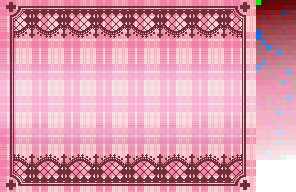
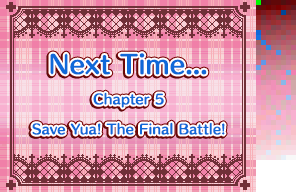
Comparing the layer stacks of the two 296x192 images. Changes:
added layer "Next Time..." above "Chapter 5 Save Yua! The Final Battle!" over [50, 53, 207, 75]
added layer "Chapter 5 Save Yua! The Final Battle!" above "Chapter 4 A Date with Tadase-kun!?" over [32, 92, 225, 135]
